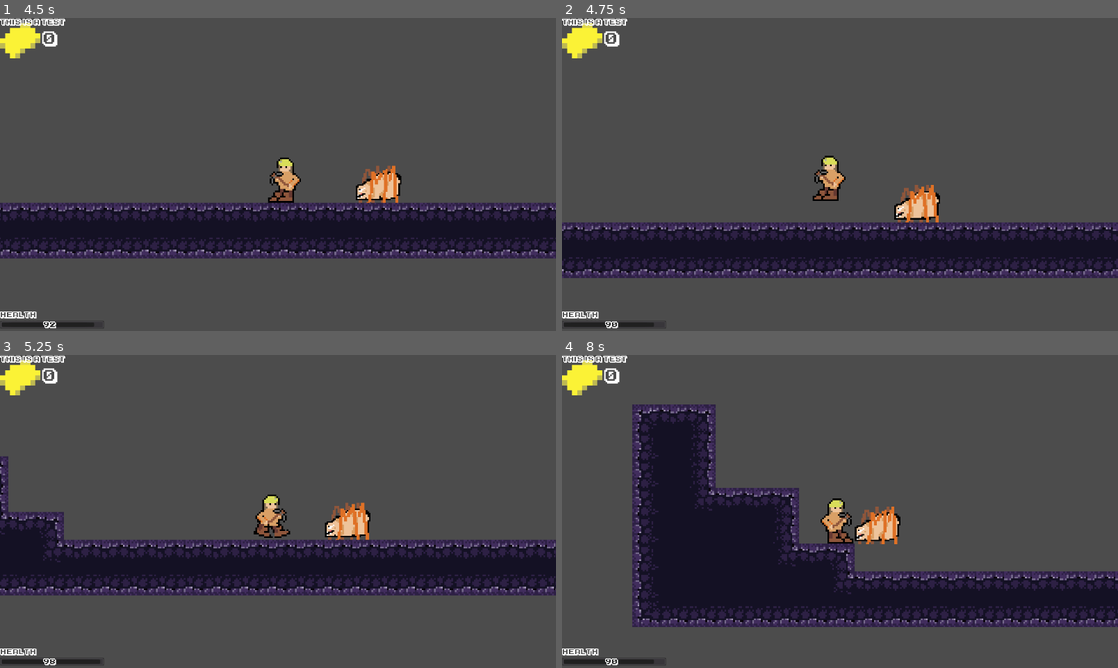
Above: before the commit, frames 1-4 (two rows, left to right).
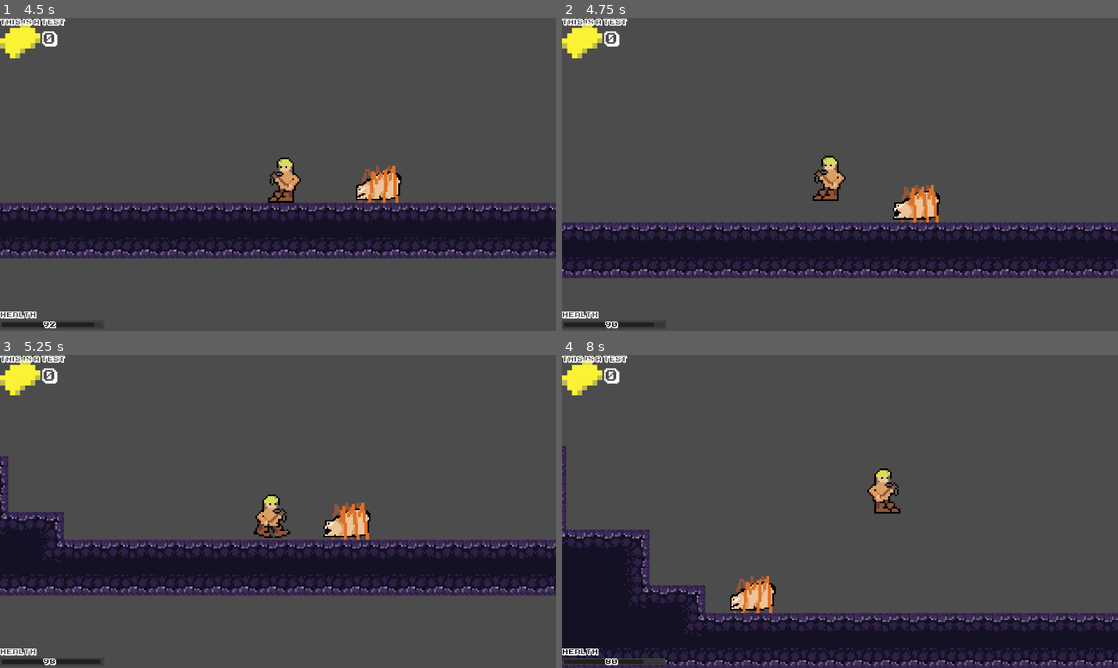
Above: after the commit, the same moments.

Repository: AuraDvin/MOAFB
Game: Godot game, scene res://Assets/Scenes/enemy_navigation.tscn
Same seed, same stepped clock (60 frames per second), same inputs: the game is played once before the commit and once after it. This scene is started directly instead of the project's main scene.
Inputs (mouse positions are in pixels of both pictures, inside the frame that each line leads up to):
- Up to frame 1 (4.5 s): tap Enter at 0.5 s; move the mouse to (400, 158) at 0.52 s; hold Space (mine) 0.53-1.28 s; hold D (move_right) 0.53-2.03 s; click (400, 158) at 0.67 s; tap W (move_up) at 0.77, 1.52, 3.02, 3.77 s; move the mouse to (166, 190) at 1.27 s; tap J at 1.35, 4.35 s; move the mouse to (333, 105) at 2.02 s; hold A (move_left) 2.03-2.78 s; tap K at 2.1 s; move the mouse to (250, 237) at 2.77 s; hold D (move_right) 2.78-4.28 s; tap E at 2.85 s; click (250, 237) at 2.92 s; move the mouse to (444, 221) at 3.52 s; hold Space (mine) 3.53-4.28 s; move the mouse to (111, 127) at 4.27 s; hold A (move_left) from 4.28 s (still down)
- Up to frame 2 (4.75 s): keep holding A (move_left); tap W (move_up) at 4.52 s
- Up to frame 3 (5.25 s): move the mouse to (305, 511) at 5.02 s; release A (move_left) at 5.03 s; hold D (move_right) from 5.03 s (still down); tap K at 5.1 s; click (305, 511) at 5.17 s
- Up to frame 4 (8 s): move the mouse to (756, 433) at 5.77 s; release D (move_right) at 5.78 s; hold A (move_left) 5.78-7.28 s; tap E at 5.85 s; tap W (move_up) at 6.02, 6.77, 7.52 s; move the mouse to (962, 495) at 6.52 s; hold Space (mine) 6.53-7.28 s; move the mouse to (728, 527) at 7.27 s; hold D (move_right) from 7.28 s (still down); tap J at 7.35 s; click (728, 527) at 7.42 s

Frame 1 is identical in both runs. In frame 2, 0.2% of the frame differs, in the area x 59-64%, y 53-66%; in frame 3, 0.2%; in frame 4, 45%, in the area x 0-100%, y 15-100%.

Commit message:
fixed the enemy biting animation
still a "bug" with climbing

Diff:
--- a/Assets/Scenes/enemy_navigation.gd
+++ b/Assets/Scenes/enemy_navigation.gd
@@ -2,8 +2,8 @@
 
 
 #onready var navigation_agent = $NavigationAgent2D
-onready var player = $Player
-onready var enemy = $enemy
+#onready var player = $Player
+#onready var enemy = $enemy
 
 func _ready():
 	pass # Replace with function body.
--- a/Assets/Scenes/enemy_navigation.tscn
+++ b/Assets/Scenes/enemy_navigation.tscn
@@ -26,4 +26,5 @@
 
 [node name="moment" type="Timer" parent="."]
 
+[connection signal="dealDamage" from="enemy" to="Player" method="_on_enemy_dealDamage"]
 [connection signal="timeout" from="moment" to="." method="_on_moment_timeout"]
--- a/Scripts/Enemy/enemy.gd
+++ b/Scripts/Enemy/enemy.gd
@@ -17,22 +17,27 @@
 var time_when_stopped = 0
 var damage = 10
 var threshold = 250
-#var path = PoolVector2Array() setget set_path
 var position_old = Vector2(0, 0)
+var playerless = false
+var actual_position
+var climbing = false
 
 onready var level_name = get_tree().get_current_scene().get_name()
 onready var player = get_tree().get_root().get_node_or_null("./" + level_name + "/Player")
 onready var stop_timer = $stopMoving
 onready var navi = $NavigationAgent2D
 onready var wall_detect = $wall
-#onready var navigation = get_tree().get_root().get_node("/root/tempScene/Navigation2d")
+onready var animation = $AnimatedSprite
 
 func _ready():
-	set_process(false)
-	$AnimatedSprite.play("walk")
+#	set_process(false)
+	actual_position = position
+	animation.play("walk")
 	#TODO: Navigation setup
 #
-#func _process(delta):
+func _process(_delta):
+	pass
+
 #	var move_distance = ACCEL * delta
 #	move_along_path(move_distance)
 
@@ -52,12 +57,16 @@
 # 	move_enemy(delta)      # uhu
 
 func _physics_process(delta):
+	if playerless:
+		return
+
 	var finder = find_player()
 	var move_man = Vector2(0, 0)
 
 	if not finder:
 		if finder == null:
 			print_debug("where player D:")
+			playerless = true
 		return
 
 	move_man += make_path()
@@ -67,11 +76,17 @@
 
 	if detect_wall():
 		move_man += Vector2(0, -100)
+#		move_man.x = move_man.normalized().x
+		climbing = true
 	else:
+		climbing = false
 		move_man += applyGravity(delta)
 #		pass
-	if move_man.x > 0 and position_old.x < 0 or move_man.x < 0 and position_old.x > 0 :
-		self.scale.x = -1
+#	if move_man.x > 0 and position_old.x < 0 or move_man.x < 0 and position_old.x > 0 :
+	if not climbing and sign(move_man.x) != sign(position_old.x):
+		self.scale.x *= -1
+	elif climbing:
+		move_man.x *= sign(position_old.x)
 	position_old = move_man
 	move_man = move_and_slide(move_man, UP)
 
@@ -79,6 +94,10 @@
 	var player_position = player.position
 #	var delta_position = Vector2(player_position.x - position.x, player_position.y - position.y).normalized() * 400
 	var delta_position = Vector2(player_position.x - position.x, 0).normalized() * 400
+#	Hopefully now you won't give up climbing
+#	if climbing:
+#		return Vector2(player_position.x - position.x, 0).normalized()
+
 	return delta_position
 
 func find_player():
@@ -120,40 +139,45 @@
 			should_move = false
 
 func hit():
-	$AnimatedSprite.play("Attack")
+	animation.play("bite")
 	$playerCollision.call_deferred('set_monitoring', false)
 	$hit.start()
 
 func end_hit():
-	$playerHitter.call_deffered('monitoring', false)
+	$playerHitter.call_deffered('set_monitoring', false)
 
 func _on_playerCollision_body_entered(body):
 	if not body.is_in_group('player'):
-		$playerCollision.call_deferred('monitoring', false)
-		return
-
+#		$playerCollision.call_deferred('monitoring', false)
+		return
+	print_debug('this is a test :D')
 	hit()
-
-func _on_stopMoving_timeout():
-	scale.x = -scale.x
-	is_moving_left = !is_moving_left
-	motion.x *= 0.4
-	should_move = true
-	time_when_stopped = Time.get_ticks_msec()
+#
+#func _on_stopMoving_timeout():
+#	scale.x = -scale.x
+#	is_moving_left = !is_moving_left
+#	motion.x *= 0.4
+#	should_move = true
+#	time_when_stopped = Time.get_ticks_msec()
 
 
 func _on_hit_timeout() -> void:
-	$playerHitter.call_deferred('monitoring', true)
+	$playerHitter.call_deferred('set_monitoring', true)
 	pass
 
 
 func _on_playerHitter_body_entered(body):
 	if not body.is_in_group('player'):
+		animation.play("walk")
 		return
 	emit_signal("dealDamage", damage)
-	$playerHitter.call_deferred('monitoring', false)
-	$playerCollision.call_deffered('monitoring', true)
-
+	$WaitBeforeHit.start()
+	$playerHitter.call_deferred('set_monitoring', false)
+	animation.play("walk")
+	print_debug("Dealt damage to player ... me thinks")
+
+func _on_WaitBeforeHit_timeout():
+	$playerCollision.call_deferred('set_monitoring', true)
 
 #func _physics_process(_delta):
 #	pass
--- a/Scripts/Enemy/enemy.tscn
+++ b/Scripts/Enemy/enemy.tscn
@@ -119,7 +119,6 @@
 
 [node name="playerCollision" type="Area2D" parent="."]
 collision_layer = 0
-monitoring = false
 monitorable = false
 
 [node name="CanAttackPlayer" type="CollisionShape2D" parent="playerCollision"]
@@ -154,6 +153,10 @@
 [node name="hit" type="Timer" parent="."]
 one_shot = true
 
+[node name="WaitBeforeHit" type="Timer" parent="."]
+wait_time = 2.0
+one_shot = true
+
 [node name="wall" type="RayCast2D" parent="." groups=["Enemy"]]
 position = Vector2( -44, 72 )
 rotation = 1.5708
@@ -165,3 +168,4 @@
 [connection signal="body_entered" from="playerHitter" to="." method="_on_playerHitter_body_entered"]
 [connection signal="timeout" from="stopMoving" to="." method="_on_stopMoving_timeout"]
 [connection signal="timeout" from="hit" to="." method="_on_hit_timeout"]
+[connection signal="timeout" from="WaitBeforeHit" to="." method="_on_WaitBeforeHit_timeout"]
--- a/Scripts/Player/Player.gd
+++ b/Scripts/Player/Player.gd
@@ -33,7 +33,7 @@
 func _ready():
 	mySprite.play("default")
 	emit_signal("health_change", health)
-	AutoLoad.connect("addedGold", self, "_on_Gold_updated")
+	var _returns_from_connect = AutoLoad.connect("addedGold", self, "_on_Gold_updated")
 
 func _physics_process(_delta):
 	if not is_on_floor():
@@ -164,15 +164,11 @@
 func _on_shootDelay_timeout():
 	canShoot = true
 
-
-
 func _on_MineBlock_timeout():
 	emit_signal("mine_block", minerPoint.x, minerPoint.y, minerNormal)
 
-
 func _on_Door_near_door():
 	can_leave = true
-
 
 func _on_Door_not_near_door():
 	can_leave = false
@@ -182,3 +178,7 @@
 
 func _on_Gold_updated(amount):
 	gold_counter_label.text = str(amount)
+
+
+func _on_enemy_dealDamage(value):
+	takeDamage(value)
